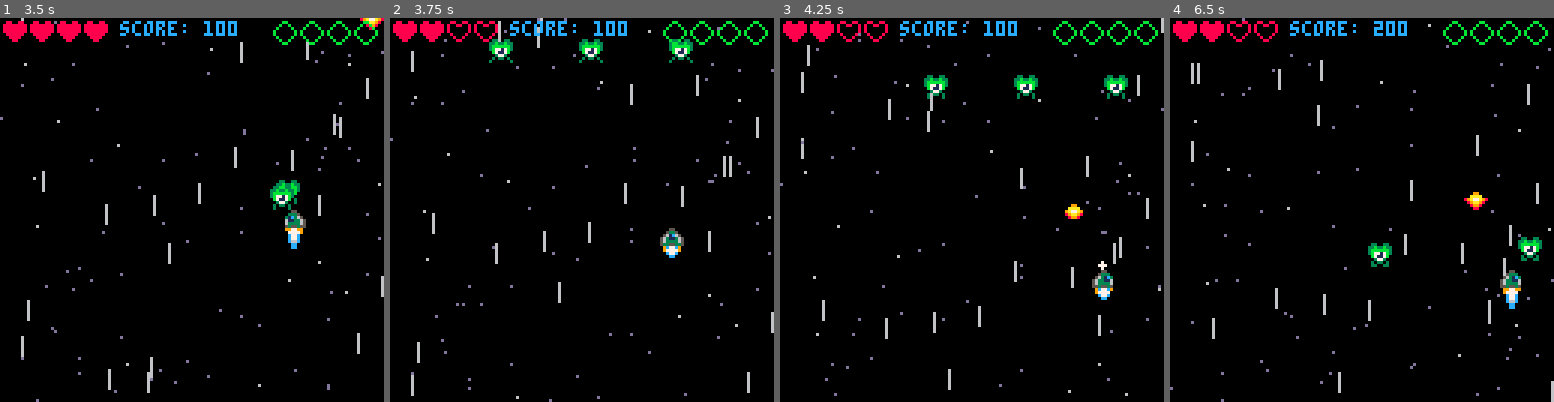
Above: before the commit, frames 1-4 (left to right).
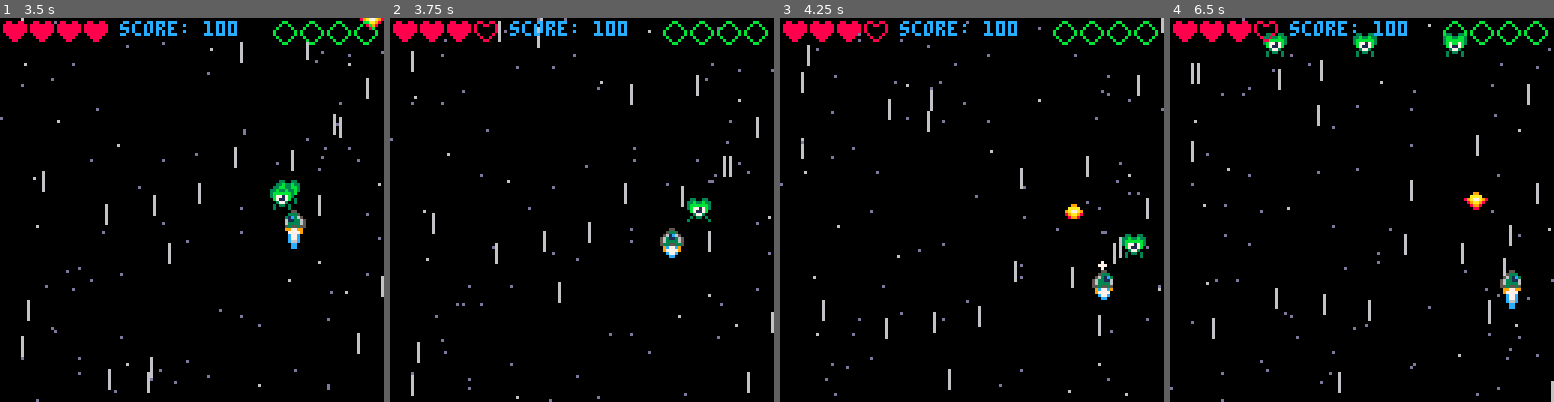
Above: after the commit, the same moments.

Repository: simonanger/pico8_shmup
Game: PICO-8 cartridge shmup.p8
Two runs of this game, one before a commit and one after it. Both use one fixed random seed, a clock stepped at 60 frames per second and the inputs below.
Inputs:
- Up to frame 1 (3.5 s): tap X (X key) at 0.33, 1.07, 1.85, 2.97 s; tap O (Z key) at 0.7, 1.7, 2.1, 2.5, 2.9, 3.3 s; hold Right 1.6-2.1 s; hold Up 2.15-2.42 s; hold Right 2.47-3.03 s; hold Left from 3.08 s (still down)
- Up to frame 2 (3.75 s): release Left at 3.58 s; hold Down from 3.63 s (still down); tap O (Z key) at 3.7 s
- Up to frame 3 (4.25 s): release Down at 3.97 s; hold Right from 4.02 s (still down); tap X (X key) at 4.08 s; tap O (Z key) at 4.1 s
- Up to frame 4 (6.5 s): tap O (Z key) every 0.4 s from 4.5 to 6.1 s; release Right at 4.68 s; hold Up 4.73-5.03 s; hold Left 5.08-5.68 s; tap X (X key) at 5.2, 6.32 s; hold Down 5.73-6.03 s; hold Right from 6.08 s (still down)

Frame 1 is identical in both runs. In frame 2, 1.2% of the frame differs, in the area x 15-84%, y 1-54%; in frame 3, 1.2%; in frame 4, 1.5%, in the area x 15-97%, y 0-65%.

Commit message:
ship now blinks when invulnerable

Diff:
--- a/shmup.p8
+++ b/shmup.p8
@@ -9,6 +9,8 @@
  blinkt=1
  sngshot=true
 
+ t=0
+
  music(0)
 
  stars={}
@@ -25,6 +27,8 @@
 end
 
 function _update()
+ t+=1
+
  blinkt+=1
 
  if mode=="game" then
@@ -53,6 +57,7 @@
 
 function startgane()
  mode="game"
+ t=0
 
  ship={}
  ship.x=60
@@ -73,6 +78,7 @@
 
  lives=4
  bombs=4
+ invul=0
 
  bulls={}
  bomba={}
@@ -321,16 +327,20 @@
  end
 
  --collision ship x enemies
- for myen in all(enemies) do
-  if col(myen,ship) then
-   lives-=1
-   sfx(4)
-   invul=30
-   del(enemies,myen)
-   if #enemies==0 then
-		   enemfunc()
-		 end
-  end
+ if invul<=0 then
+	 for myen in all(enemies) do
+	  if col(myen,ship) then
+	   lives-=1
+	   sfx(4)
+	   invul=60
+	   del(enemies,myen)
+	   if #enemies==0 then
+			   enemfunc()
+			 end
+	  end
+	 end
+	else
+	 invul-=1
  end
 
  if lives==0 then
@@ -389,8 +399,17 @@
 function draw_game()
  cls(0)
  starfield()
- drawmyspr(ship)
- spr(flamespr,ship.x,ship.y+5)
+
+ if invul<=0 then
+  drawmyspr(ship)
+  spr(flamespr,ship.x,ship.y+5)
+ else
+  --invul state
+  if sin(t/6)<0.5 then
+  	drawmyspr(ship)
+  	spr(flamespr,ship.x,ship.y+5)
+  end
+ end
 
  --drawing enemies
  for myen in all(enemies) do
